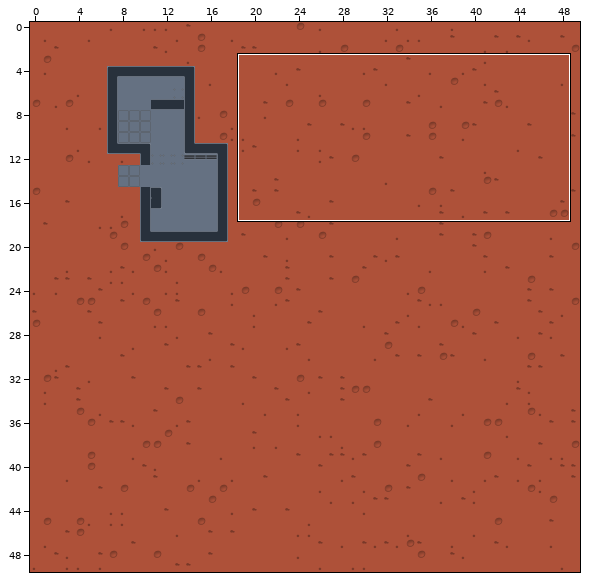
Tiled map: level1.tmx. The first picture is a wide view before the edit; the outline marks the close-up.
Close-up. Earlier state:
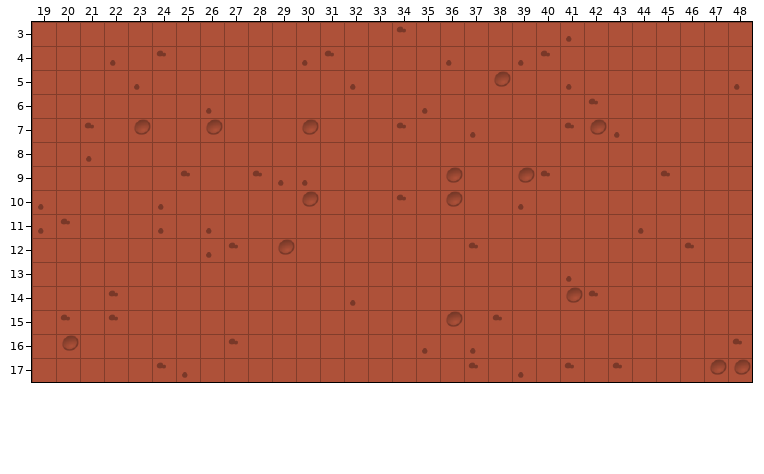
Cells are 32x32 px. Shown: x 19..48, y 3..17.
The same view after the edit:
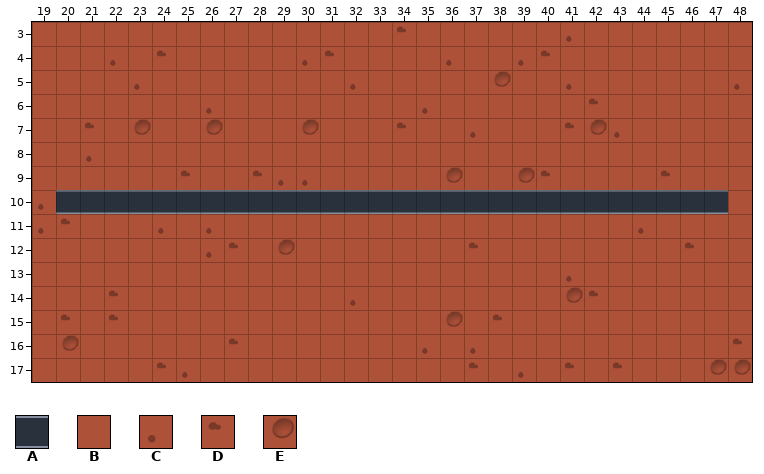
Key: from "Mars": A 5, B 8, C 9, D 10, E 11.
_ is an empty cell.
Changes in this commit:
Layer "Map":
y 10: x 20..47 BBBBCBBBBBEBBBDBEBBCBBBBBBBB -> AAAAAAAAAAAAAAAAAAAAAAAAAAAA
Boxes around the changes in both close-ups, in picture pixels (x1, y1, x2, y2):
changed: (56, 190, 728, 214)
